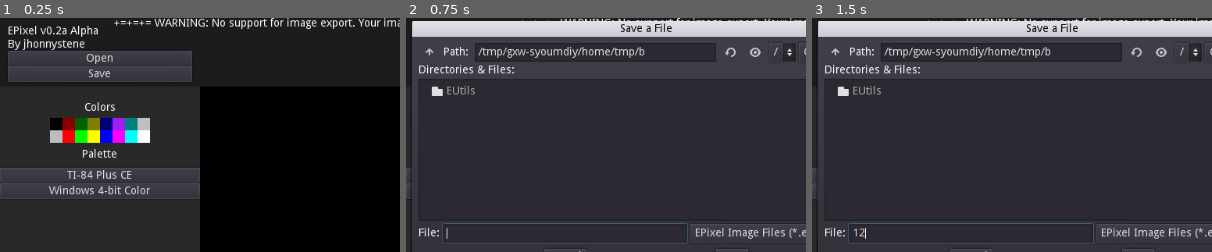
Above: before the commit, frames 1-3 (left to right).
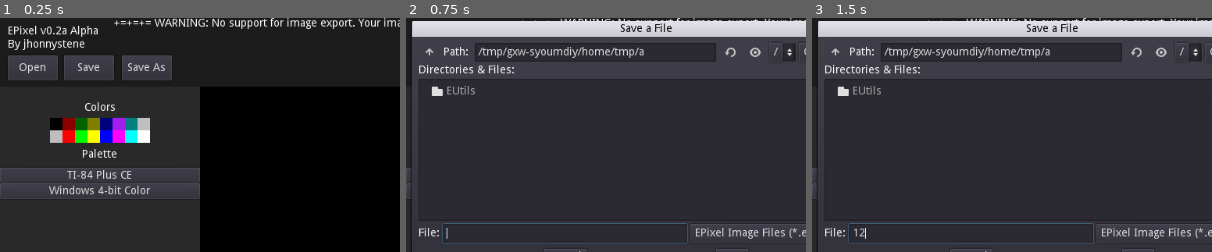
Above: after the commit, the same moments.

Repository: jhonnystene/EPixel
Game: Godot game, scene res://EPixel_Main.tscn
The game is run twice, just before and just after one commit, with the same random seed, the same clock (stepped at 60 frames per second) and the same inputs.
Inputs (mouse positions are % of the whole screen's width and height, from its top left):
- Up to frame 1 (0.25 s): no input
- Up to frame 2 (0.75 s): click "Save" at 0.5 s
- Up to frame 3 (1.5 s): click (20, 46) at 1.27 s; type "12" at 1.35 s
The pictures show only the part of the screen within x 0-50%, y 0-50%; the shares and areas given below are measured in that part.

The runs differ from the first frame. In frame 1, 2.5% of the frame differs, in the area x 2-48%, y 13-28%; in frame 2, less than 0.1%; in frame 3, less than 0.1%.

Commit message:
Seperate save and save as buttons

Diff:
--- a/EPixel_Main.gd
+++ b/EPixel_Main.gd
@@ -1,6 +1,7 @@
 extends Control
 
 var image
+var filePath = ""
 
 const IMAGE_DIMENSIONS = 32
 const COLOR_BLUE = Color(0, 0, 204, 255)
@@ -110,6 +111,15 @@
 	$SaveLoadMenu/FileDialog.popup()
 
 func _on_SaveButton_pressed():
+	if(filePath == ""):
+		print("Showing save box...")
+		$SaveLoadMenu/FileDialog.mode = FileDialog.MODE_SAVE_FILE
+		$SaveLoadMenu/FileDialog.popup()
+	else:
+		$SaveLoadMenu/FileDialog.mode = FileDialog.MODE_SAVE_FILE
+		_on_FileDialog_file_selected(filePath)
+
+func _on_SaveAsButton_pressed():
 	print("Showing save box...")
 	$SaveLoadMenu/FileDialog.mode = FileDialog.MODE_SAVE_FILE
 	$SaveLoadMenu/FileDialog.popup()
@@ -135,6 +145,7 @@
 		open_file.close()
 		image = EUtilsImage.EPXToImage(fileContents)
 		updateImage()
+	filePath = path
 
 
 func _on_TIPaletteButton_pressed():
--- a/EPixel_Main.tscn
+++ b/EPixel_Main.tscn
@@ -88,15 +88,27 @@
 }
 
 [node name="OpenButton" type="Button" parent="SaveLoadMenu"]
-margin_right = 236.0
-margin_bottom = 20.0
+margin_top = 6.0
+margin_right = 64.0
+margin_bottom = 38.0
 text = "Open"
+__meta__ = {
+"_edit_use_anchors_": false
+}
 
 [node name="SaveButton" type="Button" parent="SaveLoadMenu"]
-margin_top = 20.0
-margin_right = 236.0
-margin_bottom = 40.0
+margin_left = 72.0
+margin_top = 6.0
+margin_right = 136.0
+margin_bottom = 38.0
 text = "Save"
+
+[node name="SaveAsButton" type="Button" parent="SaveLoadMenu"]
+margin_left = 146.0
+margin_top = 6.0
+margin_right = 210.0
+margin_bottom = 38.0
+text = "Save As"
 
 [node name="FileDialog" type="FileDialog" parent="SaveLoadMenu"]
 margin_right = 600.0
@@ -140,6 +152,7 @@
 text = "Windows 4-bit Color"
 [connection signal="pressed" from="SaveLoadMenu/OpenButton" to="." method="_on_OpenButton_pressed"]
 [connection signal="pressed" from="SaveLoadMenu/SaveButton" to="." method="_on_SaveButton_pressed"]
+[connection signal="pressed" from="SaveLoadMenu/SaveAsButton" to="." method="_on_SaveAsButton_pressed"]
 [connection signal="file_selected" from="SaveLoadMenu/FileDialog" to="." method="_on_FileDialog_file_selected"]
 [connection signal="pressed" from="PaletteButtons/TIPaletteButton" to="." method="_on_TIPaletteButton_pressed"]
 [connection signal="pressed" from="PaletteButtons/Win16PaletteButton" to="." method="_on_Win16PaletteButton_pressed"]
--- a/TODO.gd
+++ b/TODO.gd
@@ -5,7 +5,7 @@
 
 # Medium Priority
 # Different tools
-# Different palettes
+# Don't open save file dialog if user has already saved
 # Display image tiled to make tileset editing easier
 
 # Low Priority
